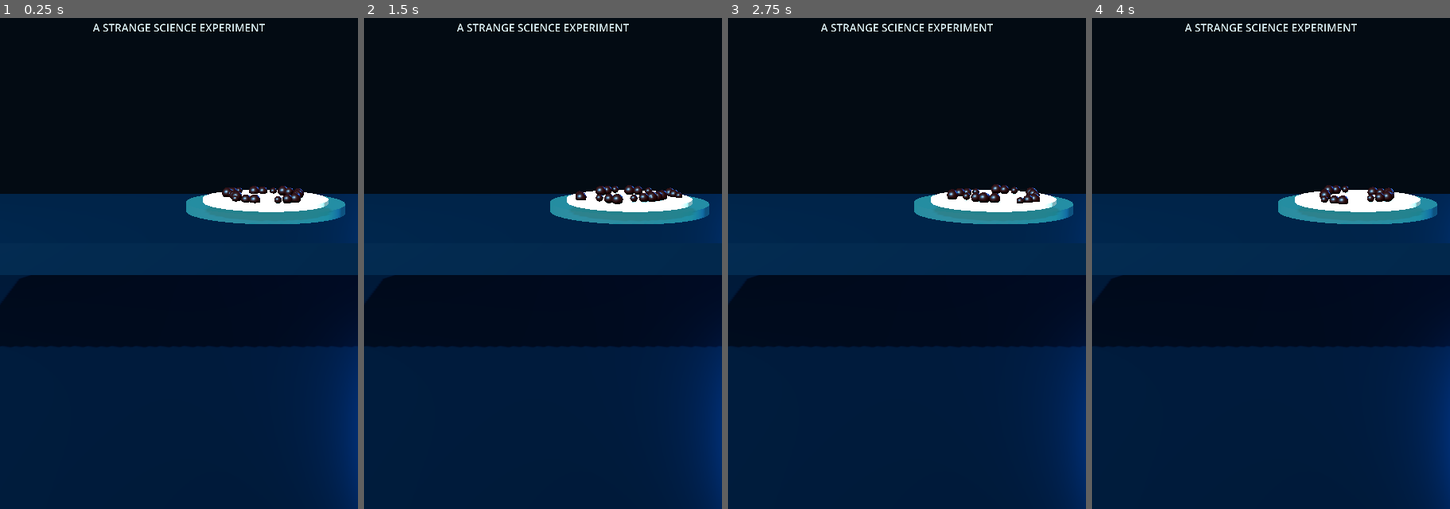
Above: before the commit, frames 1-4 (left to right).
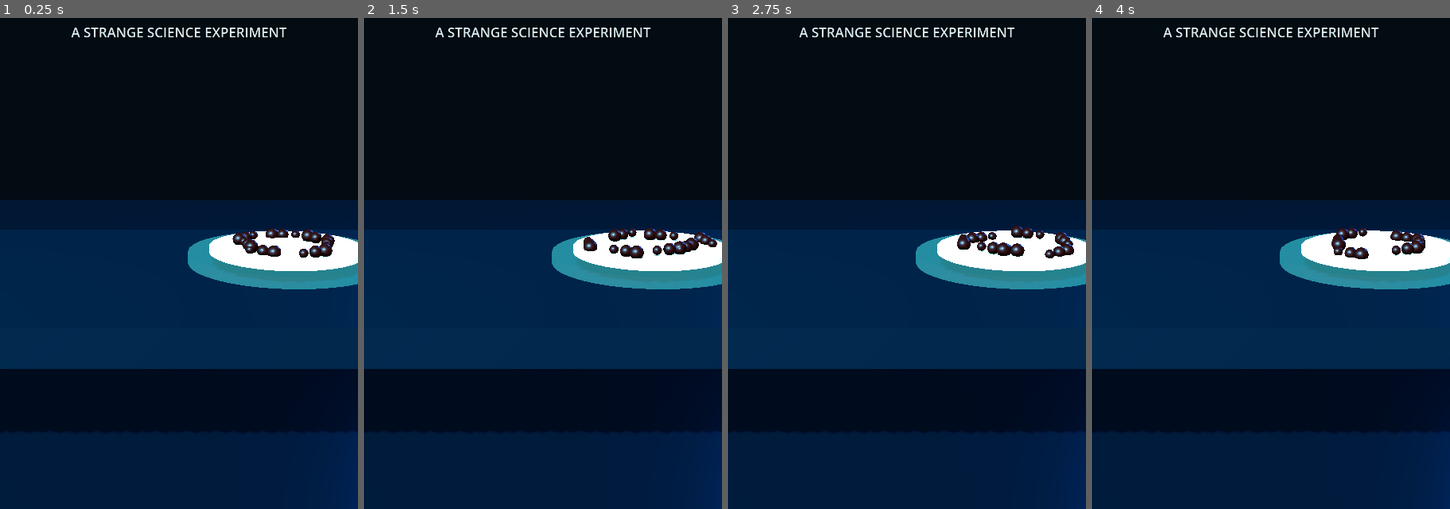
Above: after the commit, the same moments.

Repository: should0103-ux/cinematic-3d-video
Game: Godot game, scene res://Main.tscn
Same seed, same stepped clock (60 frames per second), same inputs: the game is played once before the commit and once after it.
Inputs:
- Up to frame 1 (0.25 s): no input
- Up to frame 2 (1.5 s): no input
- Up to frame 3 (2.75 s): no input
- Up to frame 4 (4 s): no input

The runs differ from the first frame. In frame 1, 36% of the frame differs, in the area x 0-100%, y 1-92%; in frame 2, 36%; in frame 3, 36%; in frame 4, 36%.

Commit message:
Load researcher mesh and improve portrait camera framing

Diff:
--- a/godot_project/main.gd
+++ b/godot_project/main.gd
@@ -29,10 +29,10 @@
     add_child(world)
 
     var camera := Camera3D.new()
-    camera.position = Vector3(0.0, 2.25, 8.2)
+    camera.position = Vector3(0.0, 2.55, 6.6)
     camera.fov = 38.0
     add_child(camera)
-    camera.look_at(Vector3(0.0, 1.15, 0.0), Vector3.UP)
+    camera.look_at(Vector3(0.0, 1.45, 0.0), Vector3.UP)
     camera.current = true
 
     var key := DirectionalLight3D.new()
@@ -154,12 +154,17 @@
 
     var chosen := paths[0]
     for path in paths:
-        var lower := path.to_lower()
-        if "walk" in lower:
+        if "researcher" in path.to_lower():
             chosen = path
             break
-        if "idle" in lower:
-            chosen = path
+    if not "researcher" in chosen.to_lower():
+        for path in paths:
+            var lower := path.to_lower()
+            if "walk" in lower:
+                chosen = path
+                break
+            if "idle" in lower:
+                chosen = path
 
     print("Loading animated GLB: ", chosen)
     var packed := load(chosen) as PackedScene
@@ -171,9 +176,13 @@
     if character == null:
         push_error("GLB root is not Node3D: " + chosen)
         return
-    character.position = Vector3(-1.12, 0.0, -0.65)
-    character.scale = Vector3.ONE * 1.18
+    character.position = Vector3(-0.82, 0.0, -0.72)
+    character.scale = Vector3.ONE * 1.35
     add_child(character)
+
+    if "researcher" in chosen.to_lower():
+        print("Visible static researcher mesh loaded; animation pack import is separate")
+        return
 
     var players := character.find_children("*", "AnimationPlayer", true, false)
     if players.is_empty():
